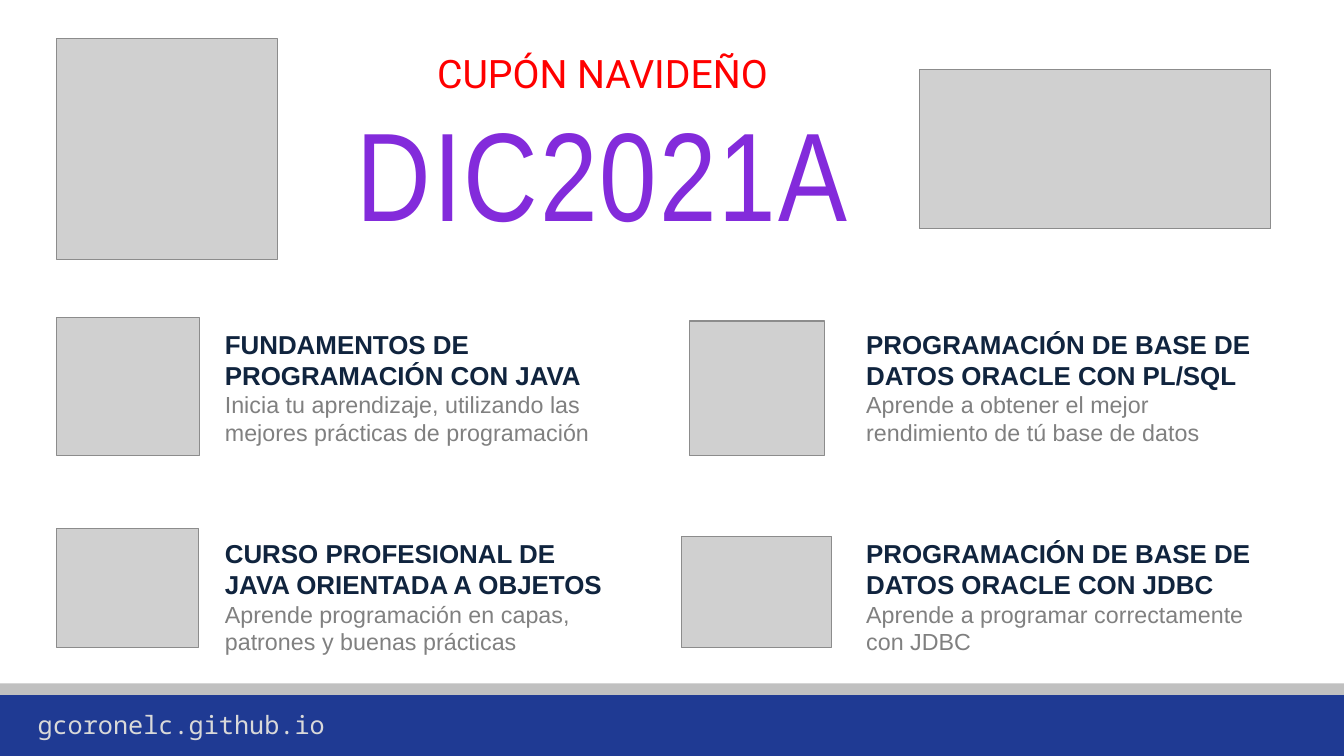
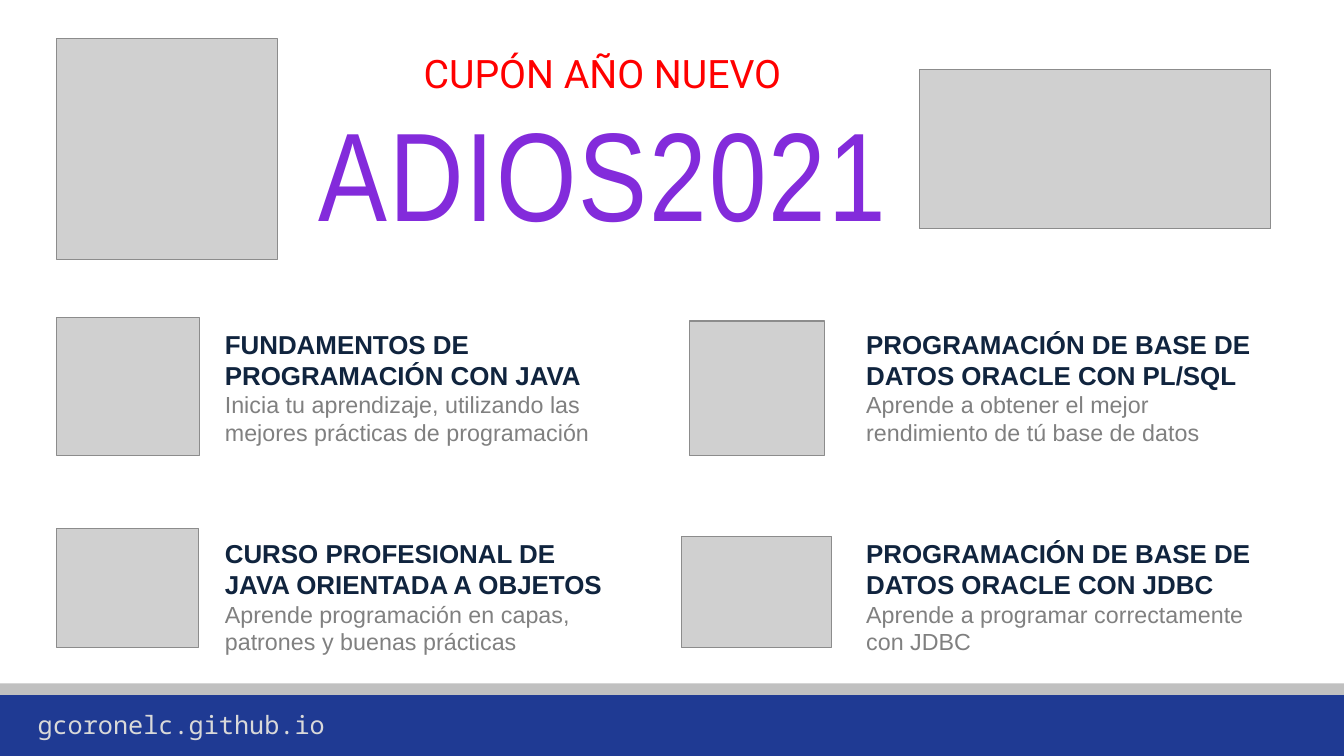
Before and after one commit to gcoronelc/gcoronelc.github.io, a slide deck: slide 3 of img/Publicidad.pptx. Drawn at 1344x756 pixels with LibreOffice and Linux fonts; fonts in the diff are those of the drawing; grey boxes stand for pictures; background and template pictures are left out. Boxes give left, top, right and bottom in pixels: in the first picture for what was removed or moved away, otherwise in the second. Text is boxed around its words. In the diff, an @@ line names an element or a change of style, - is before the commit and + after.

Commit message:
Adios 2021

```diff
--- a/img/Publicidad.pptx
+++ b/img/Publicidad.pptx
@@ text at [318, 52, 885, 223]: text changed @@
-CUPÓN NAVIDEÑO
-DIC2021A
+CUPÓN AÑO NUEVO
+ADIOS2021
```
Also in this commit, not shown: 2 other files.
